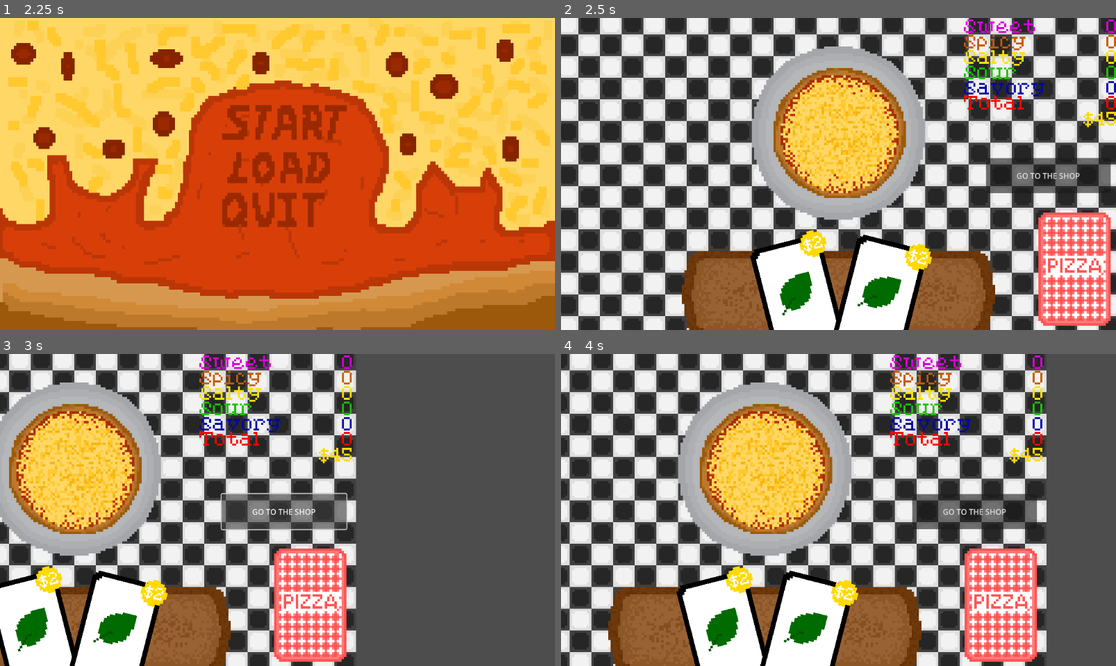
Above: before the commit, frames 1-4 (two rows, left to right).
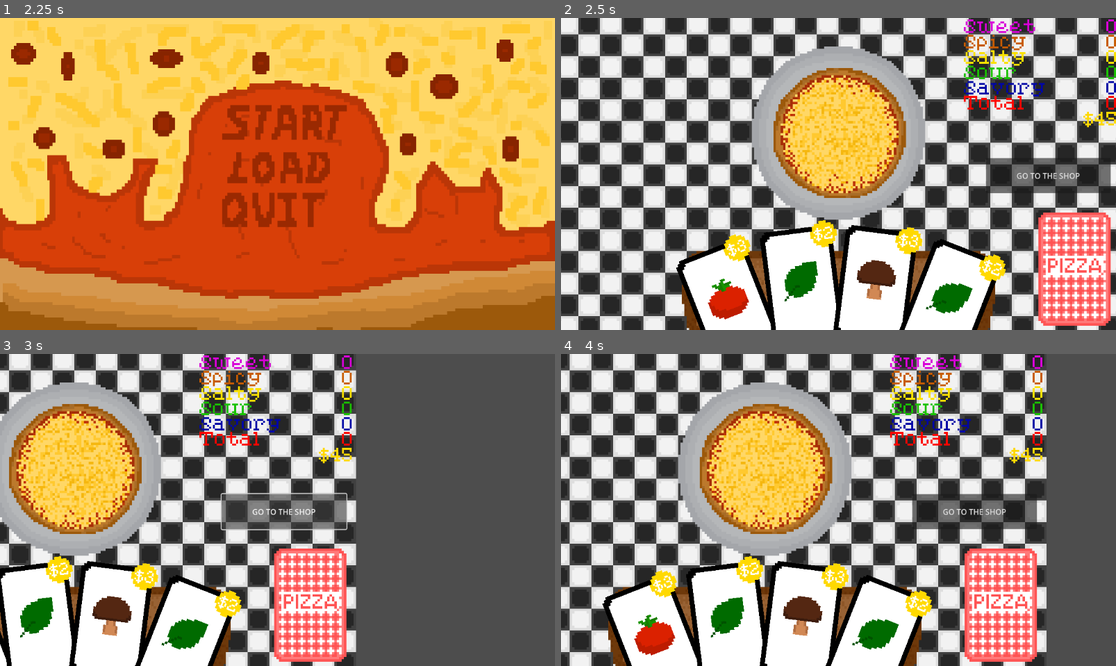
Above: after the commit, the same moments.

Repository: bstrong5923/Pizzatro
Game: Godot game, scene res://Scenes/title_screen.tscn
The game is run twice, just before and just after one commit, with the same random seed, the same clock (stepped at 60 frames per second) and the same inputs.
Inputs (mouse positions are in pixels of both pictures, inside the frame that each line leads up to):
- Up to frame 1 (2.25 s): tap Enter at 0.5, 2 s; move the mouse to (399, 158) at 0.52 s; click (399, 158) at 0.67 s; tap Space at 1.25 s; move the mouse to (166, 189) at 1.27 s; click (166, 189) at 1.42 s; move the mouse to (333, 105) at 2.02 s; click (333, 105) at 2.17 s
- Up to frame 2 (2.5 s): no input
- Up to frame 3 (3 s): click "GO TO THE SHOP" at 2.75 s
- Up to frame 4 (4 s): click "GO TO THE GAME" at 3.5 s

Frame 1 is identical in both runs. In frame 2, 12% of the frame differs, in the area x 20-81%, y 64-100%; in frame 3, 8.1%; in frame 4, 12%, in the area x 7-67%, y 64-100%.

Commit message:
updated deck code test

Diff:
--- a/Scenes/deck.gd
+++ b/Scenes/deck.gd
@@ -12,7 +12,8 @@
 	z_index = -2
 	fill_initial_deck()
 	for x in range(0, 2):
-		add_spec_card(5)
+		draw_card()
+		draw_spec_card(5)
 	fix_hand()
 
 func fill_initial_deck():
@@ -24,7 +25,7 @@
 	for x in range(0, deck.size()):
 		deck_remaining.push_back(deck[x])
 
-func add_card():
+func draw_card():
 	var instance = card.instantiate()
 	instance.set_ingredient(pick_card())
 	instance.position = Vector2(0, 39)
@@ -32,7 +33,7 @@
 	add_child(instance)
 	hand.push_back(instance)
 #adds specfic card with region value i
-func add_spec_card(i):
+func draw_spec_card(i):
 	var instance = card.instantiate()
 	instance.set_ingredient(i)
 	instance.position = Vector2(0, 39)
